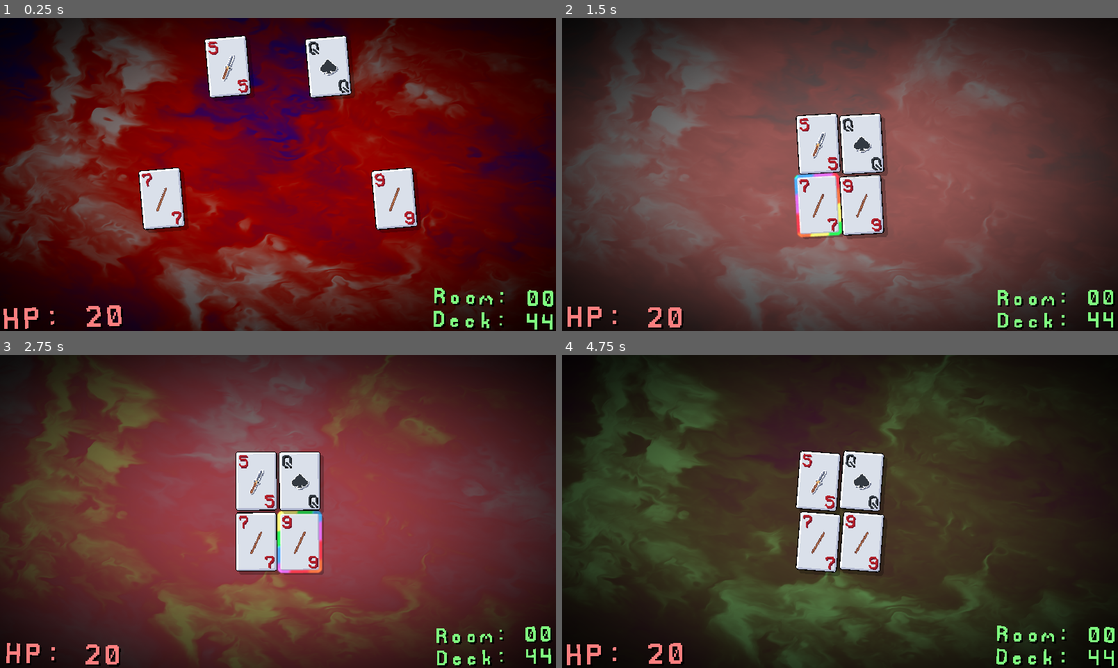
Above: before the commit, frames 1-4 (two rows, left to right).
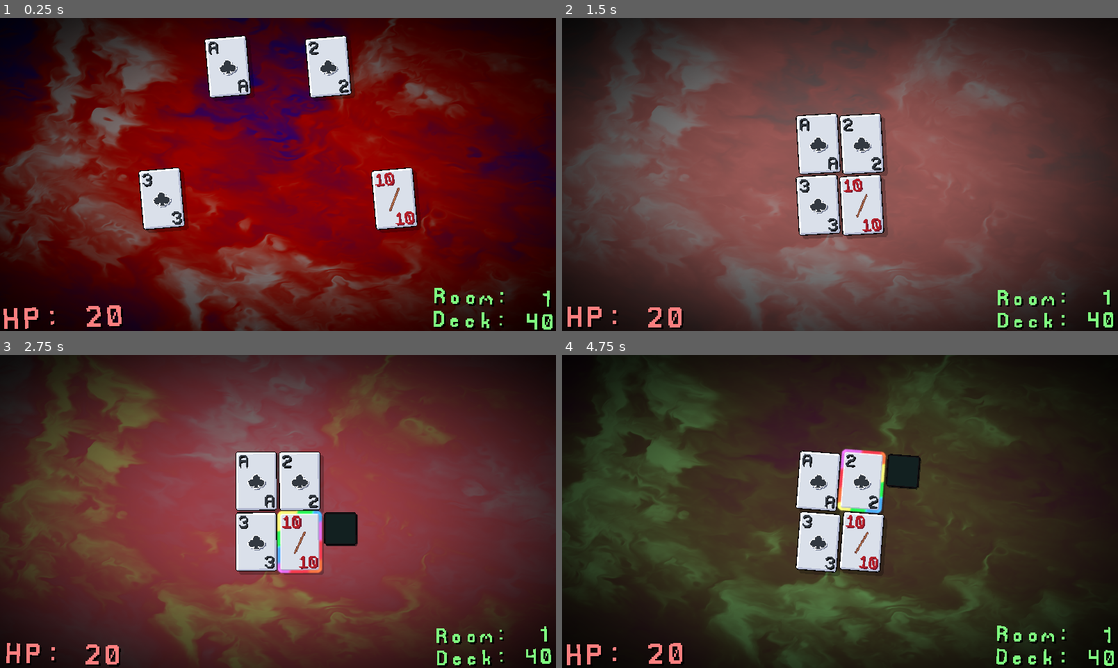
Above: after the commit, the same moments.

Repository: GiftedR/Scoundrel-Godot
Game: Godot game, scene res://Collections/c_Root.tscn
The game is run twice, just before and just after one commit, with the same random seed, the same clock (stepped at 60 frames per second) and the same inputs.
Inputs (mouse positions are in pixels of both pictures, inside the frame that each line leads up to):
- Up to frame 1 (0.25 s): no input
- Up to frame 2 (1.5 s): move the mouse to (806, 127) at 0.52 s; tap G (dev_1) at 0.6 s; click (806, 127) at 0.67 s; move the mouse to (817, 205) at 1.27 s; tap H (dev_2) at 1.35 s; click (817, 205) at 1.42 s
- Up to frame 3 (2.75 s): move the mouse to (300, 542) at 2.02 s; tap G (dev_1) at 2.1 s; click (300, 542) at 2.17 s
- Up to frame 4 (4.75 s): move the mouse to (862, 480) at 2.77 s; tap H (dev_2) at 2.85, 4.35 s; click (862, 480) at 2.92 s; move the mouse to (1006, 558) at 3.52 s; tap G (dev_1) at 3.6 s; click (1006, 558) at 3.67 s; move the mouse to (673, 464) at 4.27 s; click (673, 464) at 4.42 s

The runs differ from the first frame. In frame 1, 0.9% of the frame differs, in the area x 25-100%, y 7-100%; in frame 2, 1.4%; in frame 3, 1.6%; in frame 4, 2.0%, in the area x 43-100%, y 30-100%.

Commit message:
Added Tooltips, and made suits their own class

Diff:
--- a/Collections/Gamemodes/c_DeckShowcase.tscn
+++ b/Collections/Gamemodes/c_DeckShowcase.tscn
@@ -5,3 +5,6 @@
 
 [node name="nde2_Game_Root" instance=ExtResource("1_ah1an")]
 script = ExtResource("2_6h21b")
+
+[node name="cvl_Game_UI" parent="." index="0"]
+visible = false
--- a/Collections/Gamemodes/c_DeckShowcase/DeckShowcase.gd
+++ b/Collections/Gamemodes/c_DeckShowcase/DeckShowcase.gd
@@ -16,7 +16,6 @@
 	super._enter_tree()
 
 func _ready() -> void:
-	print(deck)
 	_refresh_board()
 
 func _refresh_board() -> void:
@@ -30,13 +29,13 @@
 
 	for rank:int in heartCards:
 		@warning_ignore("narrowing_conversion")
-		deck.append(Card.create(Vector2i((rank * 50) - (heartCards * 50 / 2), -140)).set_data(rank + 1, Card.CardSuit.HEARTS))
+		deck.append(HeartsCard.create(Vector2i((rank * (Card.cardSize.x - 4)) - ((heartCards - 1) * (Card.cardSize.x - 4)) / 2, -((Card.cardSize.y - 4) * 1.5))).set_data(rank + 1, Card.CardSuit.HEARTS))
 	for rank:int in diamondsCards:
 		@warning_ignore("narrowing_conversion")
-		deck.append(Card.create(Vector2i((rank * 50) - (diamondsCards * 50 / 2), -45)).set_data(rank + 1, Card.CardSuit.DIAMONDS))
+		deck.append(DiamondsCard.create(Vector2i((rank * (Card.cardSize.x - 4)) - ((diamondsCards - 1) * (Card.cardSize.x - 4)) / 2, -((Card.cardSize.y - 4) * 0.5))).set_data(rank + 1, Card.CardSuit.DIAMONDS))
 	for rank:int in clubsCards:
 		@warning_ignore("narrowing_conversion")
-		deck.append(Card.create(Vector2i((rank * 50) - (clubsCards * 50 / 2), 45)).set_data(rank + 1, Card.CardSuit.CLUBS))
+		deck.append(ClubsCard.create(Vector2i((rank * (Card.cardSize.x - 4)) - ((clubsCards - 1) * (Card.cardSize.x - 4)) / 2, ((Card.cardSize.y - 4) * 0.5))).set_data(rank + 1, Card.CardSuit.CLUBS))
 	for rank:int in spadesCards:
 		@warning_ignore("narrowing_conversion")
-		deck.append(Card.create(Vector2i((rank * 50) - (clubsCards * 50 / 2), 140)).set_data(rank + 1, Card.CardSuit.SPADES))
+		deck.append(SpadesCard.create(Vector2i((rank * (Card.cardSize.x - 4)) - ((spadesCards - 1) * (Card.cardSize.x - 4)) / 2, ((Card.cardSize.y - 4) * 1.5))).set_data(rank + 1, Card.CardSuit.SPADES))
--- a/Collections/Gamemodes/c_Standard/StandardGame.gd
+++ b/Collections/Gamemodes/c_Standard/StandardGame.gd
@@ -12,18 +12,17 @@
 func _init() -> void:
 	super()
 	_reset_deck()
+	deckSize = 44
+	remainingDraws = 44
+	deck.shuffle()
+	new_room()
 
 func _enter_tree() -> void:
 	super._enter_tree()
 
 func _ready() -> void:
+	_refresh_board()
 	print(deck)
-	_refresh_board()
-	deck.shuffle()
-	deck[0].draw(Vector2i(-1, -1))
-	deck[1].draw(Vector2i(0, -1))
-	deck[2].draw(Vector2i(-1, 0))
-	deck[3].draw(Vector2i(0, 0))
 
 func _refresh_board() -> void:
 	if board != null && board.get_child_count() > 0:
@@ -35,10 +34,19 @@
 	deck = []
 
 	for rank:int in heartCards:
-		deck.append(Card.create(Vector2i(deckstartingpos)).set_data(rank + 2, Card.CardSuit.HEARTS))
+		deck.append(HeartsCard.create(Vector2i(deckstartingpos)).set_data(rank + 2, (0 as Card.CardSuit)))
 	for rank:int in diamondsCards:
-		deck.append(Card.create(Vector2i(deckstartingpos)).set_data(rank + 2, Card.CardSuit.DIAMONDS))
+		deck.append(DiamondsCard.create(Vector2i(deckstartingpos)).set_data(rank + 2, (0 as Card.CardSuit)))
 	for rank:int in clubsCards:
-		deck.append(Card.create(Vector2i(deckstartingpos)).set_data(rank + 1, Card.CardSuit.CLUBS))
+		deck.append(ClubsCard.create(Vector2i(deckstartingpos)).set_data(rank + 1, (0 as Card.CardSuit)))
 	for rank:int in spadesCards:
-		deck.append(Card.create(Vector2i(deckstartingpos)).set_data(rank + 1, Card.CardSuit.SPADES))
+		deck.append(SpadesCard.create(Vector2i(deckstartingpos)).set_data(rank + 1, (0 as Card.CardSuit)))
+
+func new_room() -> void:
+	remainingDraws -= 4
+	roomNumber += 1
+
+	deck[0].draw(Vector2i(-1, -1))
+	deck[1].draw(Vector2i(0, -1))
+	deck[2].draw(Vector2i(-1, 0))
+	deck[3].draw(Vector2i(0, 0))
--- a/Collections/c_GameRoot.tscn
+++ b/Collections/c_GameRoot.tscn
@@ -1,10 +1,7 @@
-[gd_scene load_steps=9 format=3 uid="uid://bopg7bsvtdf0u"]
+[gd_scene load_steps=8 format=3 uid="uid://bopg7bsvtdf0u"]
 
 [ext_resource type="Script" path="res://Collections/c_GameRoot/Gameroot.gd" id="1_q13g8"]
-[ext_resource type="FontFile" uid="uid://bhpixg8iymckn" path="res://Pieces/UI/Fonts.png" id="2_m8w81"]
-
-[sub_resource type="Theme" id="Theme_j5uut"]
-default_font = ExtResource("2_m8w81")
+[ext_resource type="Theme" uid="uid://6sie427rwvcq" path="res://Pieces/UI/p_Theme.tres" id="2_ogwbj"]
 
 [sub_resource type="LabelSettings" id="LabelSettings_nkia5"]
 font_size = 32
@@ -143,7 +140,7 @@
 grow_horizontal = 2
 grow_vertical = 2
 mouse_filter = 2
-theme = SubResource("Theme_j5uut")
+theme = ExtResource("2_ogwbj")
 
 [node name="lbl2_Health" type="Label" parent="cvl_Game_UI/ctr2_Game_UI"]
 layout_mode = 1
--- a/Collections/c_GameRoot/Gameroot.gd
+++ b/Collections/c_GameRoot/Gameroot.gd
@@ -3,6 +3,11 @@
 
 static var Instance:Gameroot
 @onready var board:Node = $nde2_Board
+
+var deckSize:int
+var remainingDraws:int = deckSize
+var playerHealth:int = 20
+var roomNumber:int = 0
 
 func _init() -> void:
 	Instance = self
@@ -10,6 +15,10 @@
 func _enter_tree() -> void:
 	OilBoard.set_oil_transition()
 
+func _physics_process(_delta: float) -> void:
+	$cvl_Game_UI/ctr2_Game_UI/lbl2_Dungeon.text = "Room: %s \nDeck: %s" % [roomNumber, remainingDraws]
+	$cvl_Game_UI/ctr2_Game_UI/lbl2_Health.text = "HP: %s" % playerHealth
+
 func _clear_board() -> void:
 	for item:Node2D in board.get_children():
 		item.queue_free()
--- /dev/null
+++ b/Pieces/Cards/p_Clubs.tscn
@@ -0,0 +1,11 @@
+[gd_scene load_steps=3 format=3 uid="uid://dcpb7sfonpsw4"]
+
+[ext_resource type="PackedScene" uid="uid://bv2cb3m55xmny" path="res://Pieces/p_Card.tscn" id="1_ulqsu"]
+[ext_resource type="Script" path="res://Pieces/Cards/p_Clubs/Clubs.gd" id="2_vxfnp"]
+
+[node name="ara2_Card_Clubs" instance=ExtResource("1_ulqsu")]
+script = ExtResource("2_vxfnp")
+suit = 2
+
+[node name="spe2_Card_Body" parent="." index="2"]
+frame = 2
--- /dev/null
+++ b/Pieces/Cards/p_Clubs/Clubs.gd
@@ -0,0 +1,8 @@
+extends Card
+class_name ClubsCard
+
+static func create(startingposition:Vector2i = Vector2i.ZERO) -> Card:
+	return load("res://Pieces/Cards/p_Clubs.tscn").instantiate().set_starting_pos(startingposition)
+
+func set_data(cardrank:int, _cardsuit:CardSuit = CardSuit.CLUBS) -> Card:
+	return super.set_data(cardrank, CardSuit.CLUBS)
--- /dev/null
+++ b/Pieces/Cards/p_Diamonds.tscn
@@ -0,0 +1,11 @@
+[gd_scene load_steps=3 format=3 uid="uid://bs25bq30fqua3"]
+
+[ext_resource type="PackedScene" uid="uid://bv2cb3m55xmny" path="res://Pieces/p_Card.tscn" id="1_ln4qw"]
+[ext_resource type="Script" path="res://Pieces/Cards/p_Diamonds/Diamonds.gd" id="2_rck28"]
+
+[node name="ara2_Card_Diamonds" instance=ExtResource("1_ln4qw")]
+script = ExtResource("2_rck28")
+suit = 1
+
+[node name="spe2_Card_Body" parent="." index="2"]
+frame = 1
--- /dev/null
+++ b/Pieces/Cards/p_Diamonds/Diamonds.gd
@@ -0,0 +1,8 @@
+extends Card
+class_name DiamondsCard
+
+static func create(startingposition:Vector2i = Vector2i.ZERO) -> Card:
+	return load("res://Pieces/Cards/p_Diamonds.tscn").instantiate().set_starting_pos(startingposition)
+
+func set_data(cardrank:int, _cardsuit:CardSuit = CardSuit.DIAMONDS) -> Card:
+	return super.set_data(cardrank, CardSuit.DIAMONDS)
--- /dev/null
+++ b/Pieces/Cards/p_Hearts.tscn
@@ -0,0 +1,7 @@
+[gd_scene load_steps=3 format=3 uid="uid://bsesf6a2oxpiy"]
+
+[ext_resource type="PackedScene" uid="uid://bv2cb3m55xmny" path="res://Pieces/p_Card.tscn" id="1_sa70p"]
+[ext_resource type="Script" path="res://Pieces/Cards/p_Hearts/Hearts.gd" id="2_f2l0f"]
+
+[node name="ara2_Card_Hearts" instance=ExtResource("1_sa70p")]
+script = ExtResource("2_f2l0f")
--- /dev/null
+++ b/Pieces/Cards/p_Hearts/Hearts.gd
@@ -0,0 +1,8 @@
+extends Card
+class_name HeartsCard
+
+static func create(startingposition:Vector2i = Vector2i.ZERO) -> Card:
+	return load("res://Pieces/Cards/p_Hearts.tscn").instantiate().set_starting_pos(startingposition)
+
+func set_data(cardrank:int, _cardsuit:CardSuit = CardSuit.HEARTS) -> Card:
+	return super.set_data(cardrank, CardSuit.HEARTS)
--- /dev/null
+++ b/Pieces/Cards/p_Joker.tscn
@@ -0,0 +1,11 @@
+[gd_scene load_steps=3 format=3 uid="uid://cmov8ebnk57s5"]
+
+[ext_resource type="PackedScene" uid="uid://bv2cb3m55xmny" path="res://Pieces/p_Card.tscn" id="1_5dctn"]
+[ext_resource type="Script" path="res://Pieces/Cards/p_Joker/Joker.gd" id="2_ha15k"]
+
+[node name="ara2_Card_Joker" instance=ExtResource("1_5dctn")]
+script = ExtResource("2_ha15k")
+suit = 4
+
+[node name="spe2_Card_Body" parent="." index="2"]
+frame = 4
--- /dev/null
+++ b/Pieces/Cards/p_Joker/Joker.gd
@@ -0,0 +1,11 @@
+extends Card
+
+
+# Called when the node enters the scene tree for the first time.
+func _ready() -> void:
+	pass # Replace with function body.
+
+
+# Called every frame. 'delta' is the elapsed time since the previous frame.
+func _process(delta: float) -> void:
+	pass
--- /dev/null
+++ b/Pieces/Cards/p_Spades.tscn
@@ -0,0 +1,11 @@
+[gd_scene load_steps=3 format=3 uid="uid://c15c12pmln7ju"]
+
+[ext_resource type="PackedScene" uid="uid://bv2cb3m55xmny" path="res://Pieces/p_Card.tscn" id="1_yosbx"]
+[ext_resource type="Script" path="res://Pieces/Cards/p_Spades/Spades.gd" id="2_lv1ox"]
+
+[node name="ara2_Card_Spades" instance=ExtResource("1_yosbx")]
+script = ExtResource("2_lv1ox")
+suit = 3
+
+[node name="spe2_Card_Body" parent="." index="2"]
+frame = 3
--- /dev/null
+++ b/Pieces/Cards/p_Spades/Spades.gd
@@ -0,0 +1,8 @@
+extends Card
+class_name SpadesCard
+
+static func create(startingposition:Vector2i = Vector2i.ZERO) -> Card:
+	return load("res://Pieces/Cards/p_Spades.tscn").instantiate().set_starting_pos(startingposition)
+
+func set_data(cardrank:int, _cardsuit:CardSuit = CardSuit.SPADES) -> Card:
+	return super.set_data(cardrank, CardSuit.SPADES)
--- /dev/null
+++ b/Pieces/UI/p_Theme.tres
@@ -0,0 +1,6 @@
+[gd_resource type="Theme" load_steps=2 format=3 uid="uid://6sie427rwvcq"]
+
+[ext_resource type="FontFile" uid="uid://bhpixg8iymckn" path="res://Pieces/UI/Fonts.png" id="1_02hx6"]
+
+[resource]
+default_font = ExtResource("1_02hx6")
--- a/Pieces/p_Card.tscn
+++ b/Pieces/p_Card.tscn
@@ -1,10 +1,12 @@
-[gd_scene load_steps=129 format=3 uid="uid://bv2cb3m55xmny"]
+[gd_scene load_steps=132 format=3 uid="uid://bv2cb3m55xmny"]
 
 [ext_resource type="Script" path="res://Pieces/p_Card/Card.gd" id="1_34tga"]
 [ext_resource type="Texture2D" uid="uid://sef027bito12" path="res://Pieces/p_Card/CardBG.png" id="2_gedfn"]
 [ext_resource type="Texture2D" uid="uid://hgjcuvloguh1" path="res://Pieces/p_Card/CardOutline.png" id="2_ng3ww"]
 [ext_resource type="Texture2D" uid="uid://b2slvhqgdcxnk" path="res://Pieces/p_Card/Card-Sheet.png" id="3_tbgs4"]
 [ext_resource type="Material" uid="uid://dypk5arx6eskk" path="res://Pieces/p_Glow.tres" id="3_wstvw"]
+[ext_resource type="Theme" uid="uid://6sie427rwvcq" path="res://Pieces/UI/p_Theme.tres" id="6_p0rxk"]
+[ext_resource type="Texture2D" uid="uid://pt1kanvinryk" path="res://Pieces/UI/Tooltip_Box.png" id="6_uf0dc"]
 
 [sub_resource type="AtlasTexture" id="AtlasTexture_ol4nm"]
 atlas = ExtResource("2_ng3ww")
@@ -909,6 +911,13 @@
 "RESET": SubResource("Animation_1l66l")
 }
 
+[sub_resource type="StyleBoxTexture" id="StyleBoxTexture_hm0yc"]
+texture = ExtResource("6_uf0dc")
+texture_margin_left = 3.0
+texture_margin_top = 3.0
+texture_margin_right = 3.0
+texture_margin_bottom = 3.0
+
 [node name="ara2_Card" type="Area2D"]
 script = ExtResource("1_34tga")
 
@@ -917,6 +926,8 @@
 
 [node name="spe2_Card_Shadow" type="Sprite2D" parent="."]
 self_modulate = Color(0, 0, 0, 0.25098)
+z_index = -32
+z_as_relative = false
 texture_filter = 1
 texture = ExtResource("2_gedfn")
 offset = Vector2(4, 4)
@@ -942,3 +953,14 @@
 }
 autoplay = "Idle"
 speed_scale = 0.45
+
+[node name="plc2_Tooltip" type="PanelContainer" parent="."]
+z_index = 128
+z_as_relative = false
+offset_left = 27.0
+offset_top = -35.0
+offset_right = 67.0
+offset_bottom = 5.0
+mouse_filter = 2
+theme = ExtResource("6_p0rxk")
+theme_override_styles/panel = SubResource("StyleBoxTexture_hm0yc")
--- a/Pieces/p_Card/Card.gd
+++ b/Pieces/p_Card/Card.gd
@@ -12,31 +12,35 @@
 static func create(startingposition:Vector2i = Vector2i.ZERO) -> Card:
 	return load("res://Pieces/p_Card.tscn").instantiate().set_starting_pos(startingposition)
 
+static var hoveredCard:Card
+
+const cardSize:Vector2i = Vector2i(50, 70)
+
 @export_range(1, 13) var rank:int = 1
 @export var suit:CardSuit = CardSuit.HEARTS
 @export var targetPosition:Vector2 = Vector2.ZERO
 
 @onready var _outline: AnimatedSprite2D = $asp2_Card_Outline
 @onready var _cardbg:Sprite2D = $spe2_Card_Body
+@onready var _tooltip:PanelContainer = $plc2_Tooltip
 
 var _startingpos:Vector2i = Vector2i.ZERO
 
 func _enter_tree() -> void:
-	mouse_entered.connect(func() -> void:
-		_outline.visible = true
-	)
+	mouse_entered.connect(_hover)
 
-	mouse_exited.connect(func() -> void:
-		_outline.visible = false
-	)
+	mouse_exited.connect(_unhover)
 
 	position = _startingpos
 
 func _ready() -> void:
 	_outline.visible = false
+	_tooltip.visible = false
 
-	#await get_tree().create_timer(randf_range(0, 5)).timeout
-	#$anp_Idle.play("Idle")
+	input_event.connect(func(_vp:Node, event:InputEvent, _shpidx:int) -> void:
+		if event is InputEventMouseMotion:
+			_hover()
+	)
 
 func _physics_process(delta: float) -> void:
 	_set_card_texture(rank, suit)
@@ -66,10 +70,50 @@
 	return self
 
 func draw(tile:Vector2i) -> void:
-	set_transition_pos((tile * Vector2i(50, 70)) + Vector2i(25, 35))
+	set_transition_pos((tile * cardSize) + cardSize / 2)
 
 func discard() -> void:
 	pass
 
 func _to_string() -> String:
-	return "Card: %s %s" % [rank, suit]
+	return "Card: %s of %s" % [rank, suit_name(suit)]
+
+static func suit_name(cardsuit:int) -> String:
+	match (cardsuit):
+		0:
+			return "Hearts"
+		1:
+			return "Diamonds"
+		2:
+			return "Clubs"
+		3:
+			return "Spades"
+		4:
+			return "Jokers"
+		_:
+			return "%s" % cardsuit
+
+static func rank_name(cardrank:int) -> String:
+	match (cardrank):
+		1:
+			return "Ace"
+		11:
+			return "Jack"
+		12:
+			return "Queen"
+		13:
+			return "King"
+		_:
+			return "%s" % cardrank
+
+func _hover() -> void:
+	if hoveredCard == null:
+		_outline.visible = true
+		_tooltip.visible = true
+		hoveredCard = self
+
+func _unhover() -> void:
+	if hoveredCard != null:
+		_outline.visible = false
+		_tooltip.visible = false
+		hoveredCard = null
Binary file added: Files/Tooltip_Box.aseprite
Binary file added: Pieces/UI/Tooltip_Box.png
Not shown, added: Pieces/UI/Tooltip_Box.png.import
